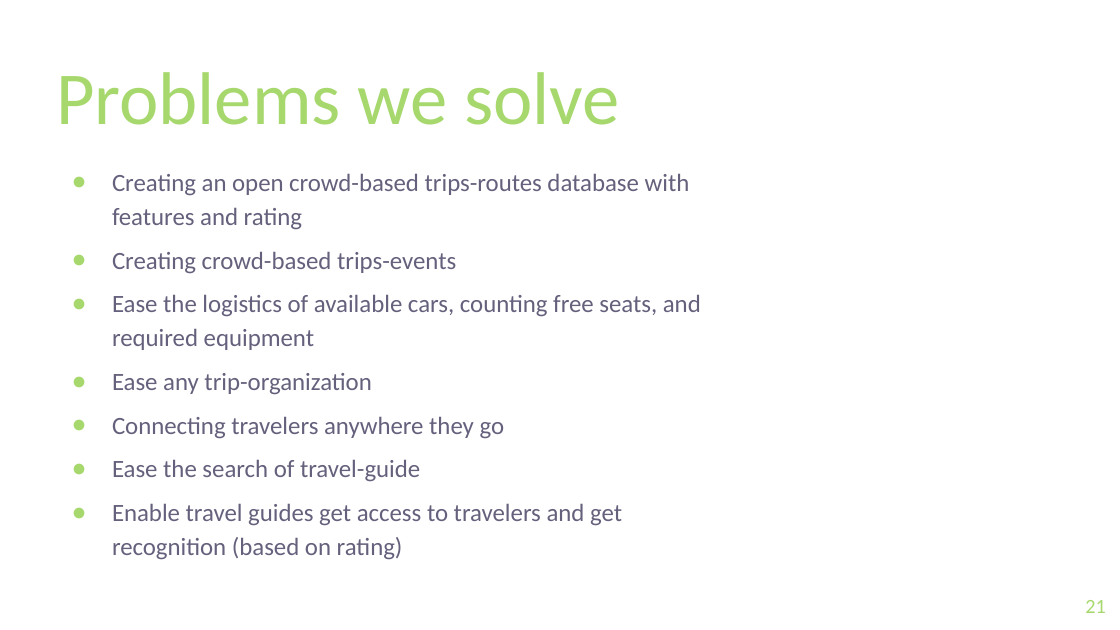
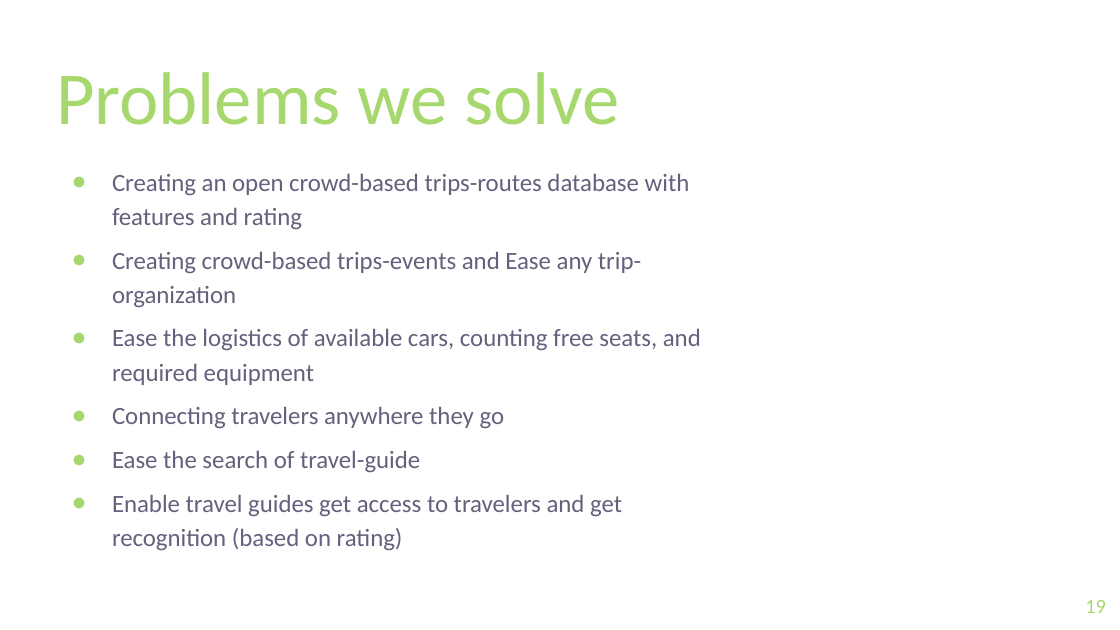
Before and after one commit to keremg/outsurfing, a slide deck: slide 19 of documents/Presentation_new.pptx (slide 21 before the commit). Drawn at 1120x630 pixels with LibreOffice and Linux fonts; fonts in the diff are those of the drawing; background and template pictures are left out. Boxes give left, top, right and bottom in pixels: in the first picture for what was removed or moved away, otherwise in the second. Text is boxed around its words. In the diff, an @@ line names an element or a change of style, - is before the commit and + after.

```diff
--- a/documents/Presentation_new.pptx
+++ b/documents/Presentation_new.pptx
@@ text at [112,251,641,308]: text changed @@
-● Creating crowd-based trips-events
+● Creating crowd-based trips-events and Ease any trip-organization
@@ text at [112,373,371,395]: paragraph removed @@
-● Ease any trip-organization
@@ page number at [1085,600,1105,613]: text changed @@
-21
+19
```
Also in this commit, not shown: 11 other slides changed, 3 slides added, 1 slide removed, 1 other file.
